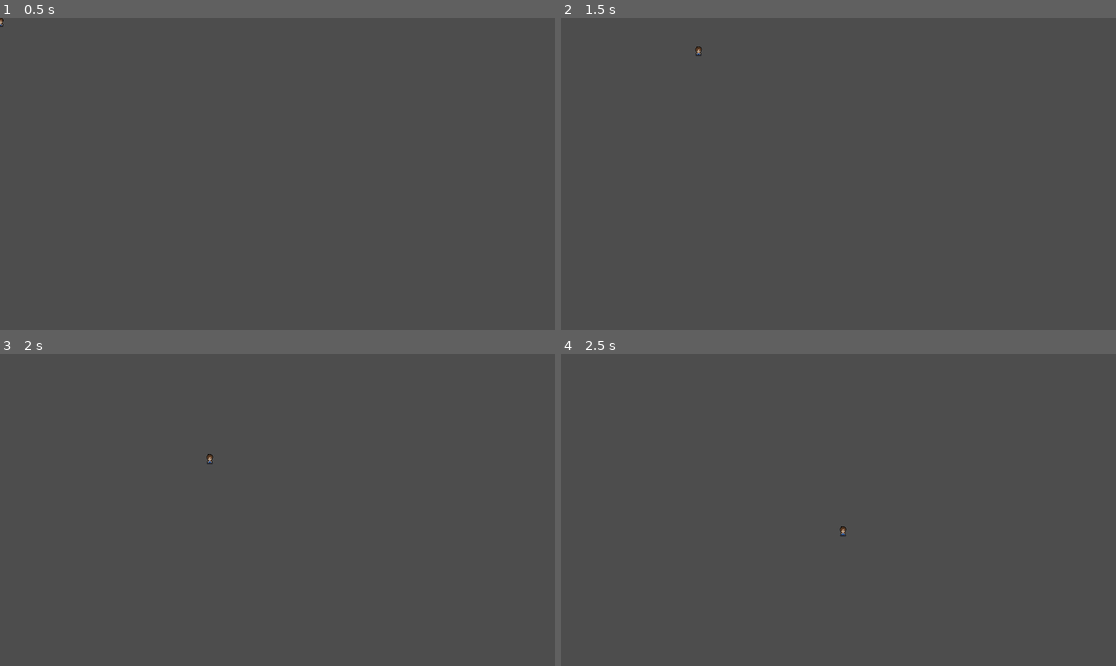
Above: before the commit, frames 1-4 (two rows, left to right).
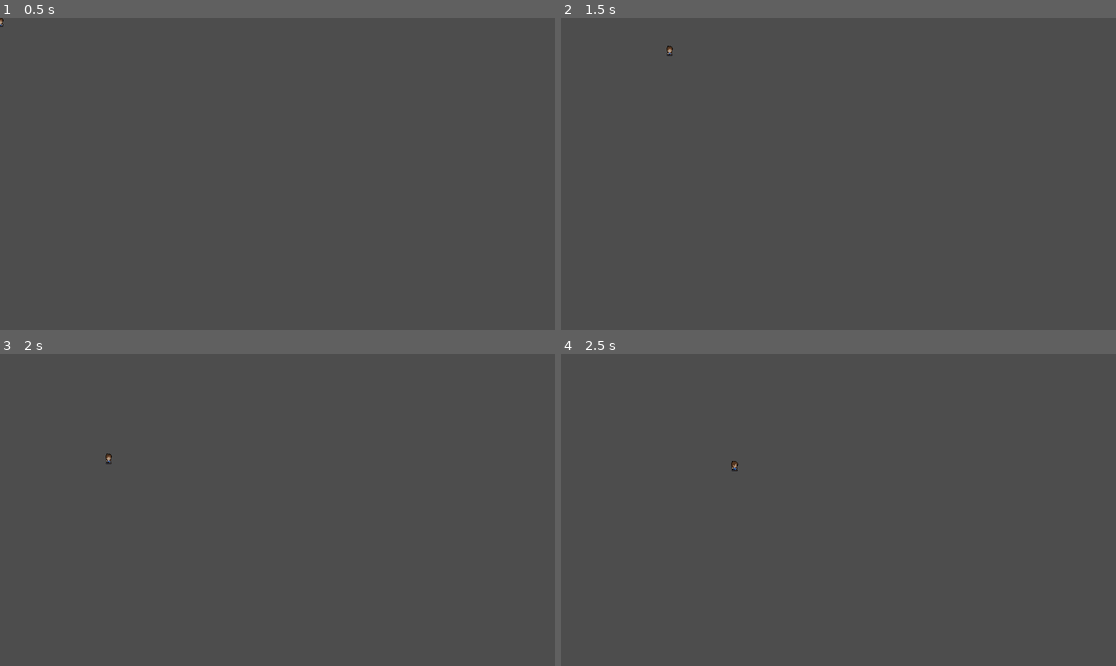
Above: after the commit, the same moments.

Repository: ManuEspinoza/mystic-woods
Game: Godot game, scene res://Scenes/game.tscn
Same seed, same stepped clock (60 frames per second), same inputs: the game is played once before the commit and once after it.
Inputs:
- Up to frame 1 (0.5 s): no input
- Up to frame 2 (1.5 s): tap Enter at 0.5 s; hold Right (move_right) 0.53-1.28 s; hold S (move_down) from 1.28 s (still down)
- Up to frame 3 (2 s): keep holding S (move_down)
- Up to frame 4 (2.5 s): release S (move_down) at 2.03 s; hold Right (move_right) from 2.03 s (still down)

Frame 1 is identical in both runs. In frame 2, less than 0.1% of the frame differs, in the area x 19-26%, y 8-13%; in frame 3, less than 0.1%, in the area x 19-39%, y 31-36%; in frame 4, less than 0.1%.

Commit message:
adding movements animations

Diff:
--- a/Scenes/character.tscn
+++ b/Scenes/character.tscn
@@ -27,6 +27,102 @@
 atlas = ExtResource("1_tuq37")
 region = Rect2(240, 0, 48, 48)
 
+[sub_resource type="AtlasTexture" id="AtlasTexture_s81ab"]
+atlas = ExtResource("1_tuq37")
+region = Rect2(0, 96, 48, 48)
+
+[sub_resource type="AtlasTexture" id="AtlasTexture_wm0kn"]
+atlas = ExtResource("1_tuq37")
+region = Rect2(48, 96, 48, 48)
+
+[sub_resource type="AtlasTexture" id="AtlasTexture_13q31"]
+atlas = ExtResource("1_tuq37")
+region = Rect2(96, 96, 48, 48)
+
+[sub_resource type="AtlasTexture" id="AtlasTexture_xkum6"]
+atlas = ExtResource("1_tuq37")
+region = Rect2(144, 96, 48, 48)
+
+[sub_resource type="AtlasTexture" id="AtlasTexture_qkx56"]
+atlas = ExtResource("1_tuq37")
+region = Rect2(192, 96, 48, 48)
+
+[sub_resource type="AtlasTexture" id="AtlasTexture_67bb6"]
+atlas = ExtResource("1_tuq37")
+region = Rect2(240, 96, 48, 48)
+
+[sub_resource type="AtlasTexture" id="AtlasTexture_nlixv"]
+atlas = ExtResource("1_tuq37")
+region = Rect2(0, 144, 48, 48)
+
+[sub_resource type="AtlasTexture" id="AtlasTexture_alshe"]
+atlas = ExtResource("1_tuq37")
+region = Rect2(48, 144, 48, 48)
+
+[sub_resource type="AtlasTexture" id="AtlasTexture_qms2g"]
+atlas = ExtResource("1_tuq37")
+region = Rect2(96, 144, 48, 48)
+
+[sub_resource type="AtlasTexture" id="AtlasTexture_5ja2g"]
+atlas = ExtResource("1_tuq37")
+region = Rect2(144, 144, 48, 48)
+
+[sub_resource type="AtlasTexture" id="AtlasTexture_blmdc"]
+atlas = ExtResource("1_tuq37")
+region = Rect2(192, 144, 48, 48)
+
+[sub_resource type="AtlasTexture" id="AtlasTexture_0e4f8"]
+atlas = ExtResource("1_tuq37")
+region = Rect2(240, 144, 48, 48)
+
+[sub_resource type="AtlasTexture" id="AtlasTexture_ypsct"]
+atlas = ExtResource("1_tuq37")
+region = Rect2(0, 240, 48, 48)
+
+[sub_resource type="AtlasTexture" id="AtlasTexture_obyrl"]
+atlas = ExtResource("1_tuq37")
+region = Rect2(48, 240, 48, 48)
+
+[sub_resource type="AtlasTexture" id="AtlasTexture_h8lpo"]
+atlas = ExtResource("1_tuq37")
+region = Rect2(96, 240, 48, 48)
+
+[sub_resource type="AtlasTexture" id="AtlasTexture_duvug"]
+atlas = ExtResource("1_tuq37")
+region = Rect2(144, 240, 48, 48)
+
+[sub_resource type="AtlasTexture" id="AtlasTexture_31x3v"]
+atlas = ExtResource("1_tuq37")
+region = Rect2(192, 240, 48, 48)
+
+[sub_resource type="AtlasTexture" id="AtlasTexture_c8tap"]
+atlas = ExtResource("1_tuq37")
+region = Rect2(240, 240, 48, 48)
+
+[sub_resource type="AtlasTexture" id="AtlasTexture_5mao2"]
+atlas = ExtResource("1_tuq37")
+region = Rect2(0, 192, 48, 48)
+
+[sub_resource type="AtlasTexture" id="AtlasTexture_y1ve7"]
+atlas = ExtResource("1_tuq37")
+region = Rect2(48, 192, 48, 48)
+
+[sub_resource type="AtlasTexture" id="AtlasTexture_vlngl"]
+atlas = ExtResource("1_tuq37")
+region = Rect2(96, 192, 48, 48)
+
+[sub_resource type="AtlasTexture" id="AtlasTexture_tyulc"]
+atlas = ExtResource("1_tuq37")
+region = Rect2(144, 192, 48, 48)
+
+[sub_resource type="AtlasTexture" id="AtlasTexture_3yuqm"]
+atlas = ExtResource("1_tuq37")
+region = Rect2(192, 192, 48, 48)
+
+[sub_resource type="AtlasTexture" id="AtlasTexture_q4pto"]
+atlas = ExtResource("1_tuq37")
+region = Rect2(240, 192, 48, 48)
+
 [sub_resource type="SpriteFrames" id="SpriteFrames_0m1j0"]
 animations = [{
 "frames": [{
@@ -51,19 +147,111 @@
 "loop": true,
 "name": &"idle",
 "speed": 10.0
+}, {
+"frames": [{
+"duration": 1.0,
+"texture": SubResource("AtlasTexture_s81ab")
+}, {
+"duration": 1.0,
+"texture": SubResource("AtlasTexture_wm0kn")
+}, {
+"duration": 1.0,
+"texture": SubResource("AtlasTexture_13q31")
+}, {
+"duration": 1.0,
+"texture": SubResource("AtlasTexture_xkum6")
+}, {
+"duration": 1.0,
+"texture": SubResource("AtlasTexture_qkx56")
+}, {
+"duration": 1.0,
+"texture": SubResource("AtlasTexture_67bb6")
+}],
+"loop": true,
+"name": &"idle_back",
+"speed": 10.0
+}, {
+"frames": [{
+"duration": 1.0,
+"texture": SubResource("AtlasTexture_nlixv")
+}, {
+"duration": 1.0,
+"texture": SubResource("AtlasTexture_alshe")
+}, {
+"duration": 1.0,
+"texture": SubResource("AtlasTexture_qms2g")
+}, {
+"duration": 1.0,
+"texture": SubResource("AtlasTexture_5ja2g")
+}, {
+"duration": 1.0,
+"texture": SubResource("AtlasTexture_blmdc")
+}, {
+"duration": 1.0,
+"texture": SubResource("AtlasTexture_0e4f8")
+}],
+"loop": true,
+"name": &"move_down",
+"speed": 10.0
+}, {
+"frames": [{
+"duration": 1.0,
+"texture": SubResource("AtlasTexture_ypsct")
+}, {
+"duration": 1.0,
+"texture": SubResource("AtlasTexture_obyrl")
+}, {
+"duration": 1.0,
+"texture": SubResource("AtlasTexture_h8lpo")
+}, {
+"duration": 1.0,
+"texture": SubResource("AtlasTexture_duvug")
+}, {
+"duration": 1.0,
+"texture": SubResource("AtlasTexture_31x3v")
+}, {
+"duration": 1.0,
+"texture": SubResource("AtlasTexture_c8tap")
+}],
+"loop": true,
+"name": &"move_up",
+"speed": 10.0
+}, {
+"frames": [{
+"duration": 1.0,
+"texture": SubResource("AtlasTexture_5mao2")
+}, {
+"duration": 1.0,
+"texture": SubResource("AtlasTexture_y1ve7")
+}, {
+"duration": 1.0,
+"texture": SubResource("AtlasTexture_vlngl")
+}, {
+"duration": 1.0,
+"texture": SubResource("AtlasTexture_tyulc")
+}, {
+"duration": 1.0,
+"texture": SubResource("AtlasTexture_3yuqm")
+}, {
+"duration": 1.0,
+"texture": SubResource("AtlasTexture_q4pto")
+}],
+"loop": true,
+"name": &"move_x",
+"speed": 10.0
 }]
 
 [sub_resource type="RectangleShape2D" id="RectangleShape2D_eii65"]
-size = Vector2(9, 17)
+size = Vector2(7, 15)
 
 [node name="Character" type="CharacterBody2D"]
 script = ExtResource("1_6fc5m")
 
 [node name="AnimatedSprite2D" type="AnimatedSprite2D" parent="."]
 sprite_frames = SubResource("SpriteFrames_0m1j0")
-animation = &"idle"
+animation = &"move_x"
 autoplay = "idle"
-frame_progress = 0.330048
+frame_progress = 0.405985
 
 [node name="CollisionShape2D" type="CollisionShape2D" parent="."]
 position = Vector2(0.5, 8.5)
--- a/Scripts/character.gd
+++ b/Scripts/character.gd
@@ -1,19 +1,26 @@
 extends CharacterBody2D
 
 const SPEED = 300.0
+@onready var animated_sprite = $AnimatedSprite2D
+
+func get_input():
+	var input_direction = Input.get_vector("move_left", "move_right", "move_up", "move_down")
+
+	if input_direction.x > 0:
+		animated_sprite.flip_h = false
+		animated_sprite.play("move_x")
+	elif input_direction.x < 0:
+		animated_sprite.flip_h = true
+		animated_sprite.play("move_x")
+	elif input_direction.y < 0:
+		animated_sprite.play("move_up")
+	elif input_direction.y > 0:
+		animated_sprite.play("move_down")
+	else:
+		animated_sprite.play("idle")
+
+	velocity = input_direction * SPEED
 
 func _physics_process(delta):
-
-	# Get the input direction and handle the movement/deceleration.
-	# As good practice, you should replace UI actions with custom gameplay actions.
-	var directionX = Input.get_axis("move_left", "move_right")
-	var directionY = Input.get_axis("move_up", "move_down")
-	if directionX:
-		velocity.x = directionX * SPEED
-	elif directionY:
-		velocity.y = directionY * SPEED
-	else:
-		velocity.x = move_toward(velocity.x, 0, SPEED)
-		velocity.y = move_toward(velocity.y, 0, SPEED)
-
+	get_input()
 	move_and_slide()
Not shown: 1 places in Scenes/character.tscn that only renumber resources
